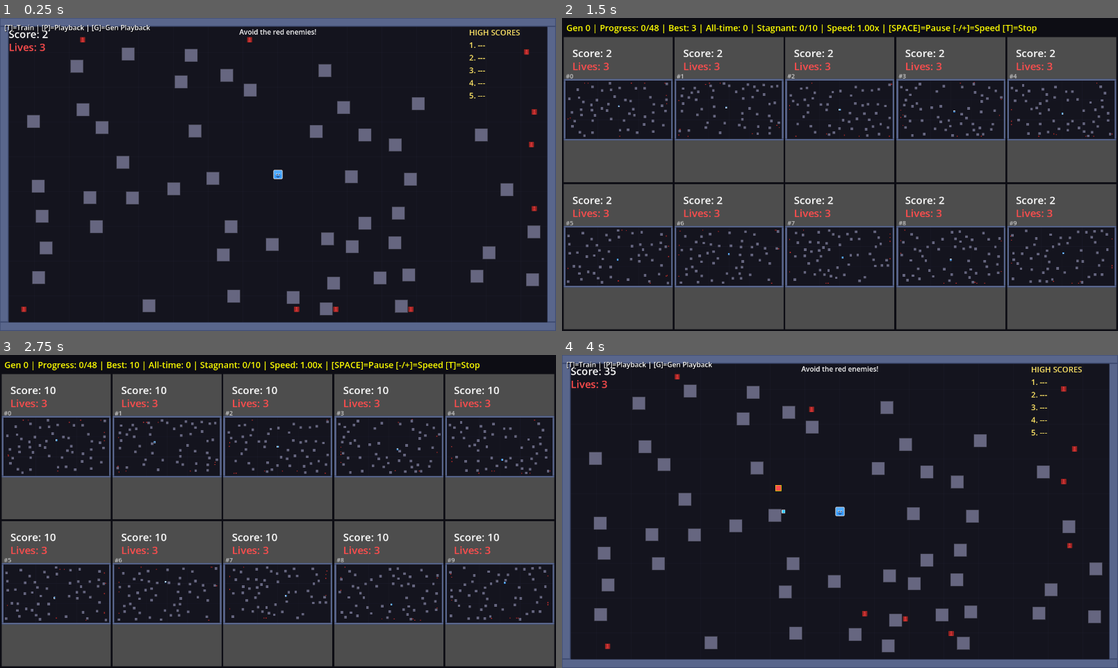
Above: before the commit, frames 1-4 (two rows, left to right).
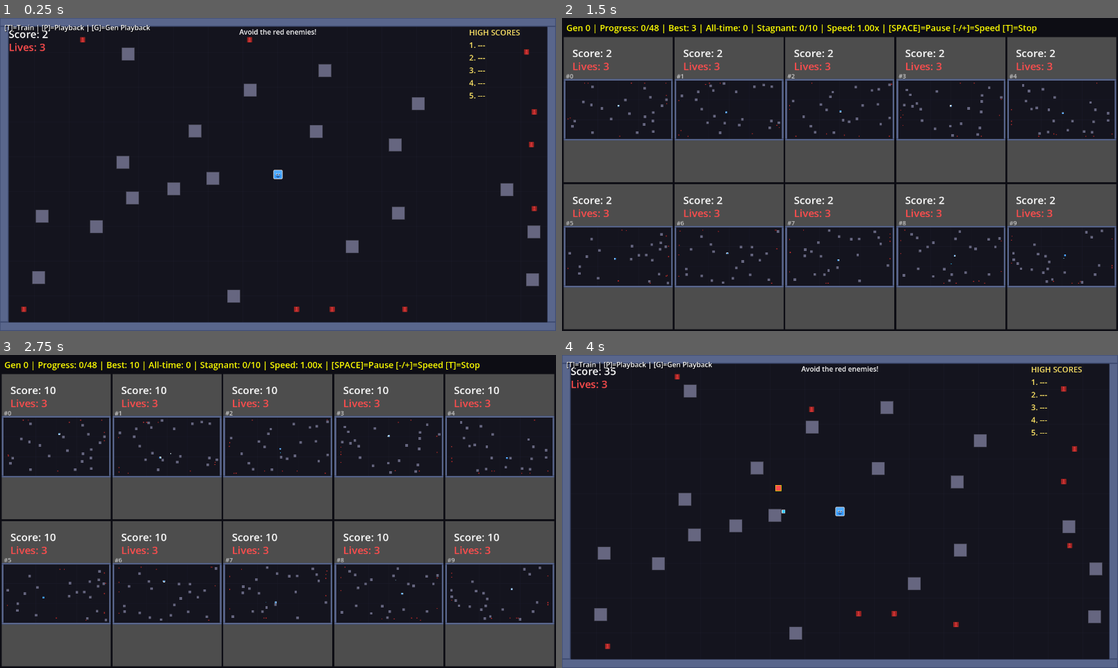
Above: after the commit, the same moments.

Repository: aryavolkan/evolve
Game: Godot game, scene res://main.tscn
The game is run twice, just before and just after one commit, with the same random seed, the same clock (stepped at 60 frames per second) and the same inputs.
Inputs:
- Up to frame 1 (0.25 s): no input
- Up to frame 2 (1.5 s): tap Enter (ui_accept) at 0.5, 0.77 s; hold D (shoot_right) 0.53-1.28 s; hold T 0.53-1.28 s; hold S (shoot_down) from 1.28 s (still down); tap Shift at 1.35 s
- Up to frame 3 (2.75 s): tap Enter (ui_accept) at 1.52, 2 s; release S (shoot_down) at 2.03 s; hold D (shoot_right) from 2.03 s (still down); hold P from 2.03 s (still down)
- Up to frame 4 (4 s): release D (shoot_right) at 2.78 s; release P at 2.78 s; hold W (shoot_up) 2.78-3.53 s; tap H at 2.85 s; tap Enter (ui_accept) at 3.02, 3.77 s; hold A (shoot_left) from 3.53 s (still down); hold G from 3.53 s (still down)

The runs differ from the first frame. In frame 1, 2.9% of the frame differs, in the area x 4-90%, y 9-95%; in frame 2, 1.3%; in frame 3, 1.3%; in frame 4, 3.0%.

Commit message:
Fix sensor ray length and reduce obstacles
- Increase RAY_LENGTH from 500 to 1500 to detect entities across arena
  (was too short for 2560x1440 arena, causing mostly zero inputs)
- Reduce obstacles from 50 to 20 for clearer navigation
- Fix speed key repeat (only trigger once per press, not on hold)

Now 20-30+ inputs are active vs previously mostly zeros, giving the
neural network actual signal to learn from.

Co-Authored-By: Claude Opus 4.5 <noreply@anthropic.com>

Diff:
--- a/ai/sensor.gd
+++ b/ai/sensor.gd
@@ -4,7 +4,7 @@
 ## Casts rays around the player to detect enemies, obstacles, and power-ups.
 
 const NUM_RAYS: int = 16
-const RAY_LENGTH: float = 500.0
+const RAY_LENGTH: float = 1500.0  # Long enough to span most of 2560x1440 arena
 const INPUTS_PER_RAY: int = 5  # (enemy_dist, enemy_type, obstacle_dist, powerup_dist, wall_dist)
 
 # Total inputs: rays + player state
--- a/main.gd
+++ b/main.gd
@@ -39,7 +39,7 @@
 const ARENA_PADDING: float = 100.0  # Safe zone from walls for spawning
 
 # Permanent obstacle configuration
-const OBSTACLE_COUNT: int = 50      # More obstacles for larger arena
+const OBSTACLE_COUNT: int = 20      # Fewer obstacles for clearer navigation
 const OBSTACLE_MIN_DISTANCE: float = 120.0  # Min distance between obstacles
 const OBSTACLE_PLAYER_SAFE_ZONE: float = 250.0  # Keep obstacles away from player spawn
 
@@ -680,18 +680,23 @@
 
 		# Speed controls ([ and ] or - and =) - only when not paused
 		if not training_manager.is_paused:
-			if Input.is_physical_key_pressed(KEY_BRACKETLEFT) or Input.is_physical_key_pressed(KEY_MINUS):
-				if _key_just_pressed("speed_down"):
-					training_manager.adjust_speed(-1.0)
-			elif Input.is_physical_key_pressed(KEY_BRACKETRIGHT) or Input.is_physical_key_pressed(KEY_EQUAL):
-				if _key_just_pressed("speed_up"):
-					training_manager.adjust_speed(1.0)
+			var speed_down = Input.is_physical_key_pressed(KEY_BRACKETLEFT) or Input.is_physical_key_pressed(KEY_MINUS)
+			var speed_up = Input.is_physical_key_pressed(KEY_BRACKETRIGHT) or Input.is_physical_key_pressed(KEY_EQUAL)
+
+			if speed_down and not _speed_down_held:
+				training_manager.adjust_speed(-1.0)
+			if speed_up and not _speed_up_held:
+				training_manager.adjust_speed(1.0)
+
+			_speed_down_held = speed_down
+			_speed_up_held = speed_up
 
 
 var _pressed_keys: Dictionary = {}
+var _speed_down_held: bool = false
+var _speed_up_held: bool = false
 
 func _key_just_pressed(key_name: String) -> bool:
-	var is_pressed := true
 	if _pressed_keys.get(key_name, false):
 		return false  # Already pressed
 	_pressed_keys[key_name] = true
